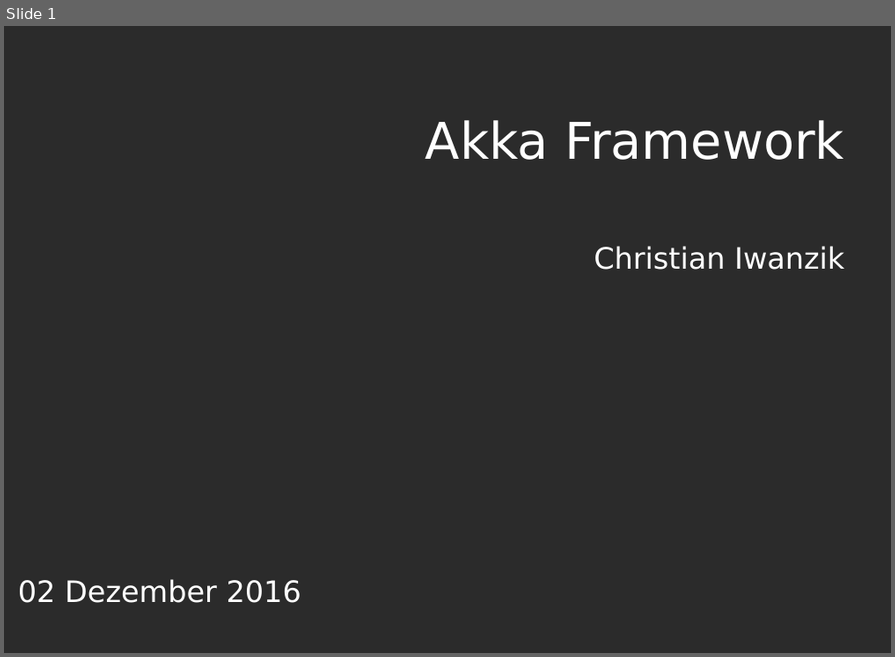
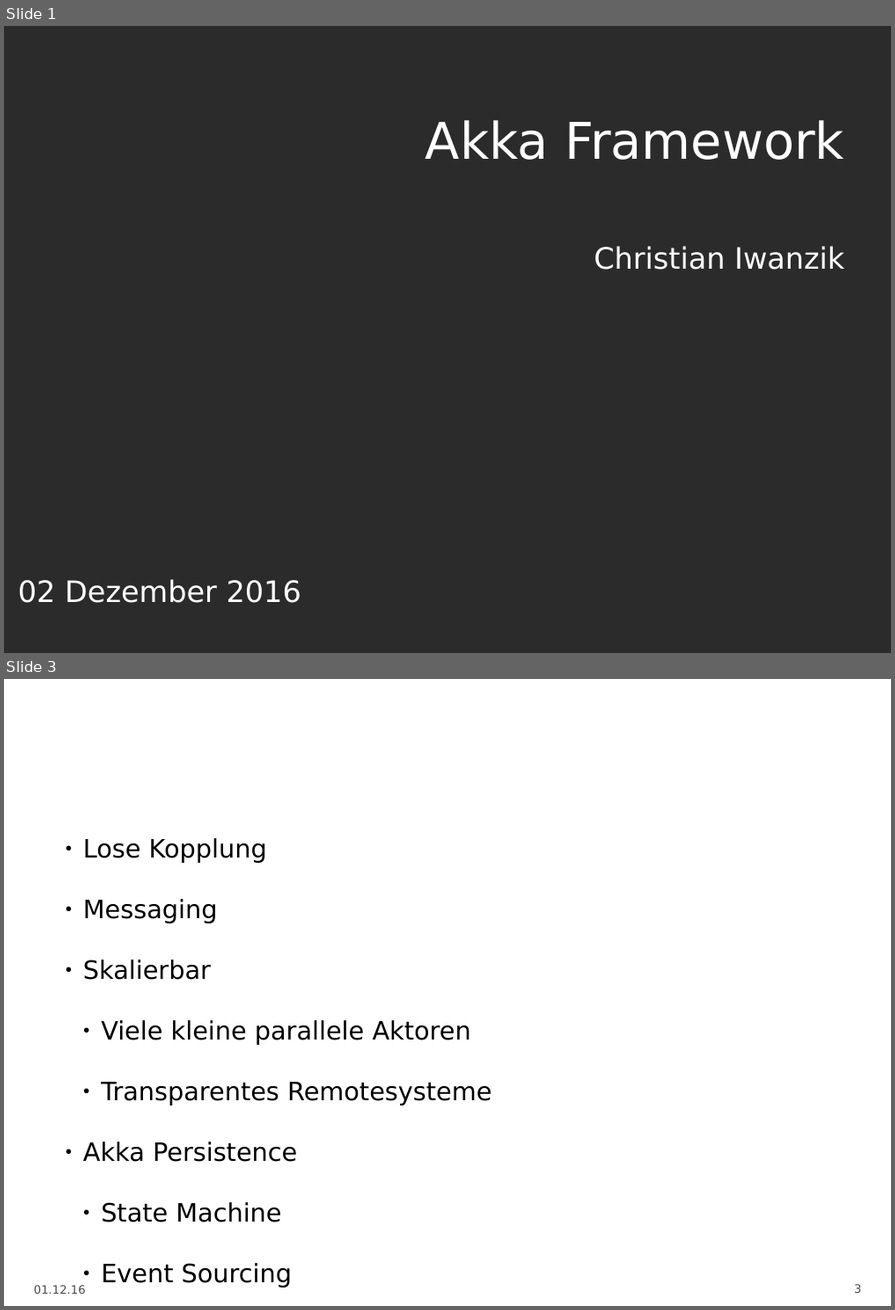
Before and after one commit to DarkToast/akka-techtalk, a slide deck: Akka.odp. Shown one above the other, each under a label of ours: slide 1 before the commit, slides 1 and 3 after it; the slides between them are not shown. The pictures are 895x657 and 895x1310 pixels, drawn with LibreOffice and Linux fonts; fonts in the diff are those of the drawing; background and template pictures are left out; a plain dark background stands for a picture behind light text. Boxes give left, top, right and bottom in pixels: in the first picture for what was removed or moved away, otherwise in the second. Text is boxed around its words. In the diff, an @@ line names an element or a change of style, - is before the commit and + after.

Commit message:
New version of the presentation

```diff
--- a/Akka.odp
+++ b/Akka.odp
@@ slide 3 added at box(4, 679, 891, 1306), background picture (left out) @@
@@ title added at box(34, 679, 832, 769), 36 pt, text #FFFFFF, bold @@
+Features
@@ text added at box(83, 838, 492, 1288), 24 pt, text #000000 @@
+● Lose Kopplung
+● Messaging
+● Skalierbar
+  ● Viele kleine parallele Aktoren
+  ● Transparentes Remotesysteme
+● Akka Persistence
+  ● State Machine
+  ● Event Sourcing
@@ text added at box(34, 1285, 86, 1294), 11 pt, text #4C4C4C @@
+01.12.16
@@ page number added at box(854, 1284, 861, 1293), 11 pt, text #4C4C4C @@
+3
```
Also in this commit, not shown: 6 slides changed, 1 other slide added, 1 slide removed.
